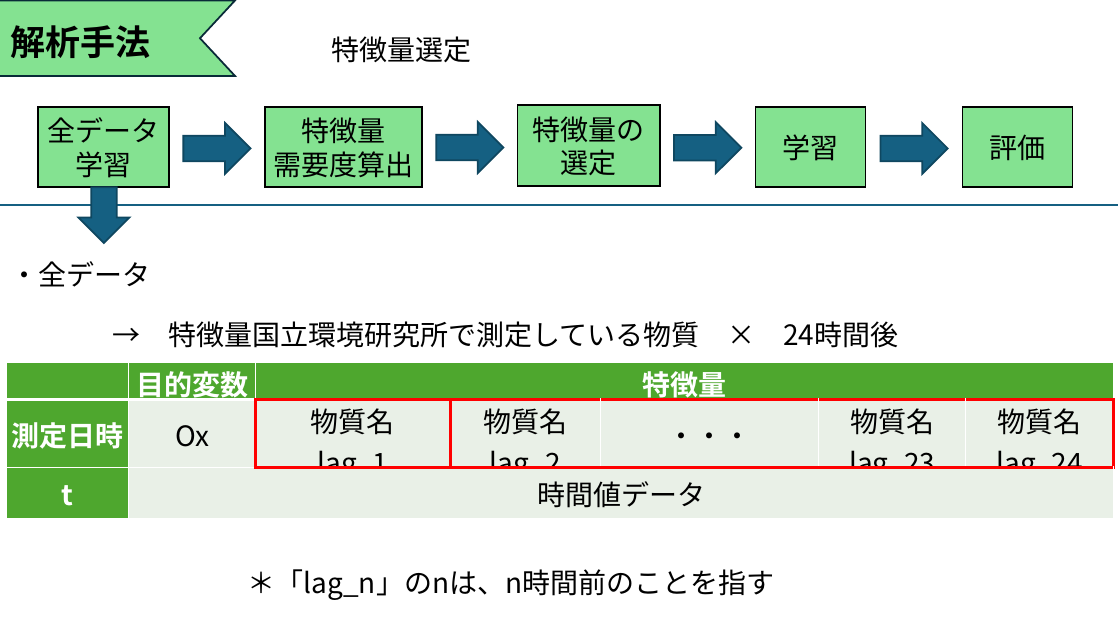
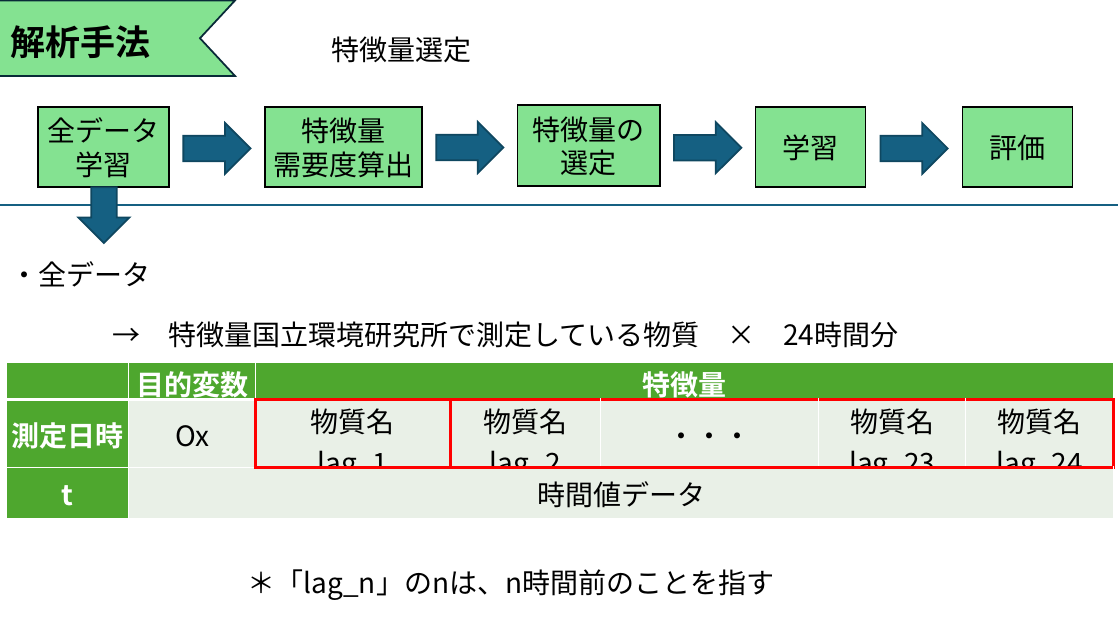
Before and after one commit to Tatsuki0623/lab, a slide deck: slide 7 of out_data/21T7-008.pptx. Drawn at 1120x630 pixels with LibreOffice and Linux fonts; fonts in the diff are those of the drawing. Boxes give left, top, right and bottom in pixels: in the first picture for what was removed or moved away, otherwise in the second. Text is boxed around its words. In the diff, an @@ line names an element or a change of style, - is before the commit and + after.

```diff
--- a/out_data/21T7-008.pptx
+++ b/out_data/21T7-008.pptx
@@ text at (168,321,898,348): text changed @@
-→ 特徴量国立環境研究所で測定している物質 × 24時間後
+→ 特徴量国立環境研究所で測定している物質 × 24時間分
```
Also in this commit, not shown: 3 other slides changed, 1 slide added.
